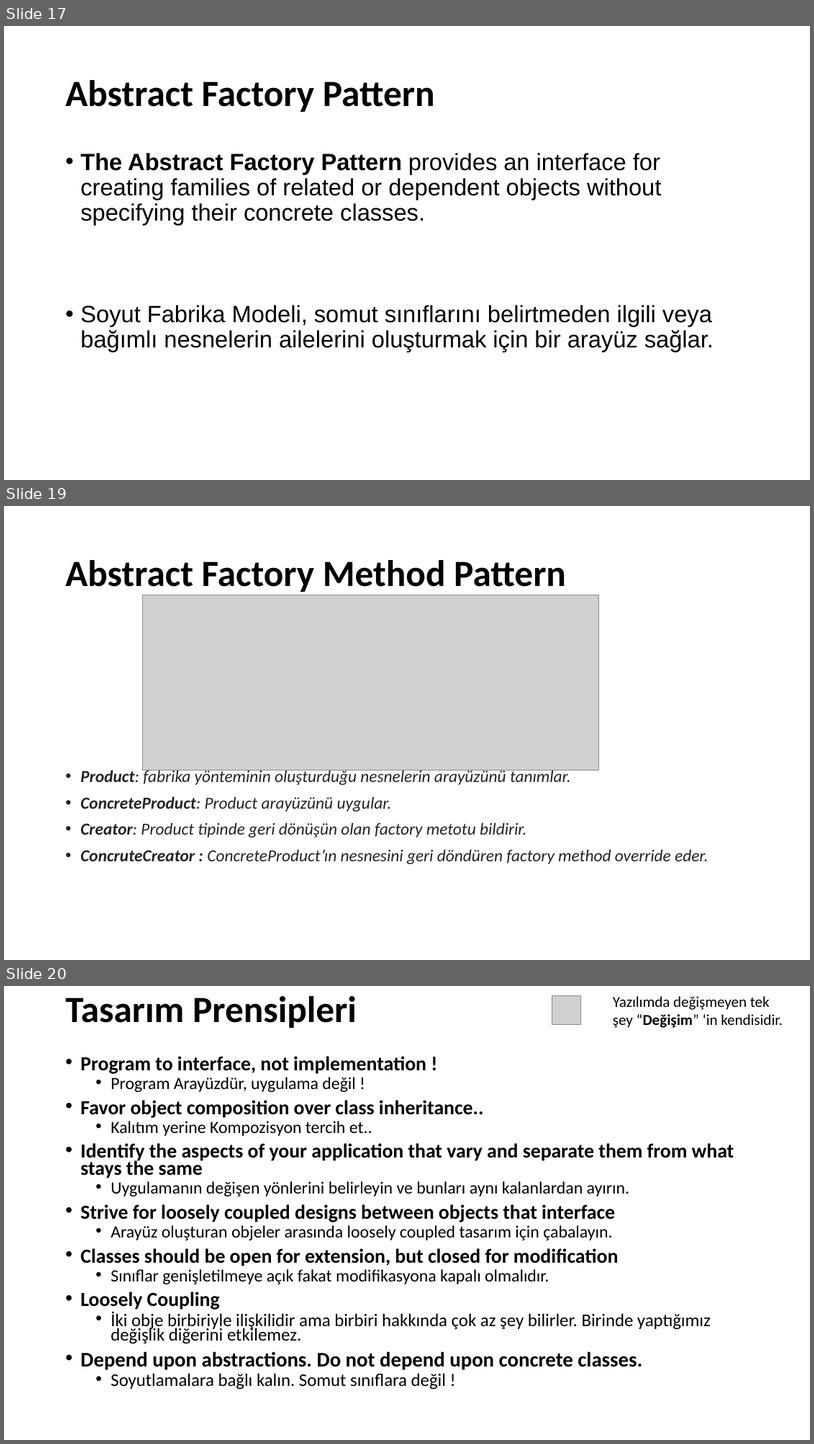
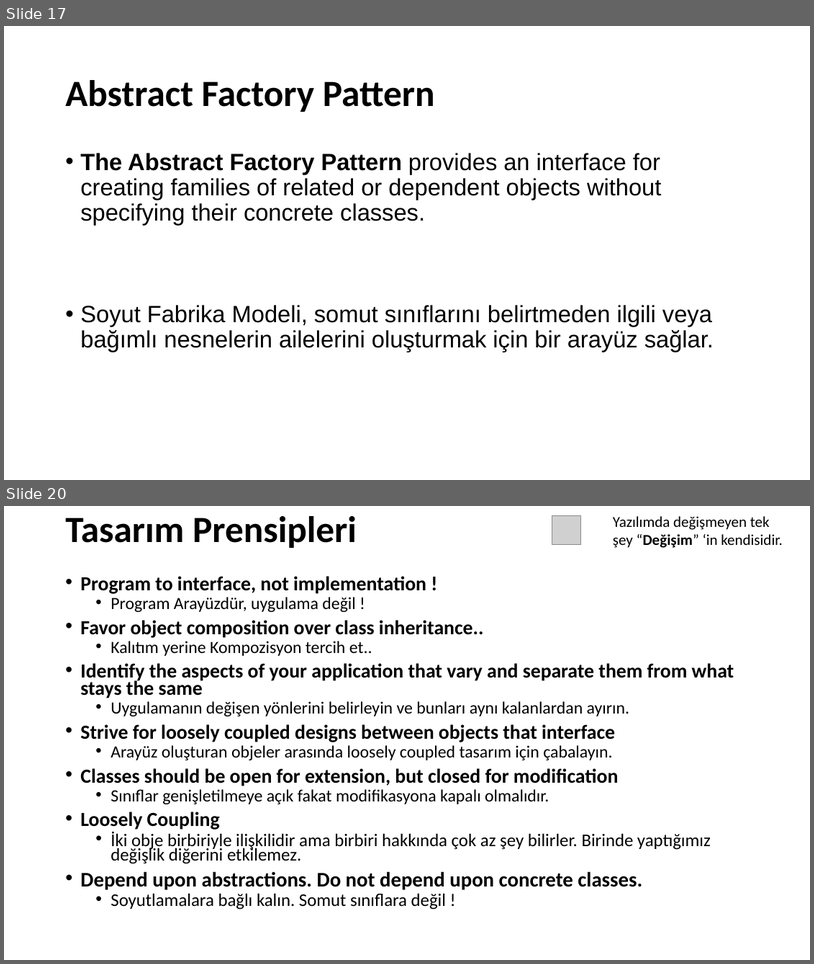
Before and after one commit to umiitkose/DesignPattern-Umiitkose, a slide deck: Tasarımdesenleri.pptx. Shown one above the other, each under a label of ours: slides 17, 19 and 20 before the commit, slides 17 and 20 after it; the slides between them are not shown. The pictures are 814x1444 and 814x964 pixels, drawn with LibreOffice and Linux fonts; fonts in the diff are those of the drawing; grey boxes stand for pictures. Boxes give left, top, right and bottom in pixels: in the first picture for what was removed or moved away, otherwise in the second. Text is boxed around its words. In the diff, an @@ line names an element or a change of style, - is before the commit and + after.

```diff
--- a/Tasarımdesenleri.pptx
+++ b/Tasarımdesenleri.pptx
@@ slide 19 removed at (4,506,810,960), background #FFFFFF @@
@@ title removed at (65,560,566,592) @@
-Abstract Factory Method Pattern
@@ picture removed at (142,595,600,770) @@
@@ text removed at (80,767,708,864) @@
-• Product: fabrika yönteminin oluşturduğu nesnelerin arayüzünü tanımlar.
-• ConcreteProduct: Product arayüzünü uygular.
-• Creator: Product tipinde geri dönüşün olan factory metotu bildirir.
-• ConcruteCreator : ConcreteProduct’ın nesnesini geri döndüren factory method override eder.
```
Also in this commit, not shown: 6 slides changed, 28 slides added, 1 other slide removed.
